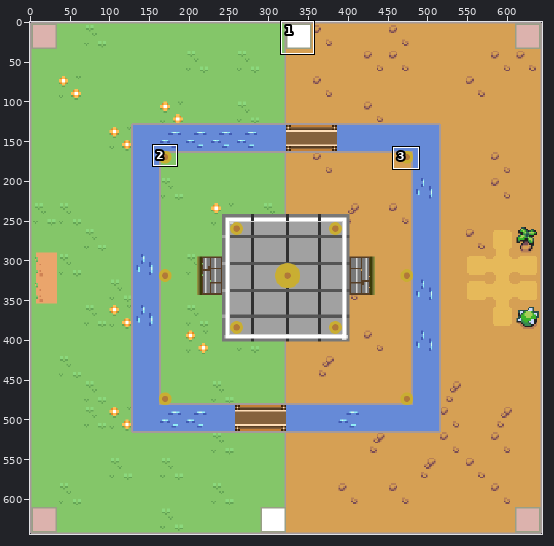
Two states of a sprite sheet, src/main/resources/org/kbc2d/asset/Map.png. The picture above shows the old version from afar; the outline marks the close-up.
Close-up. Before:
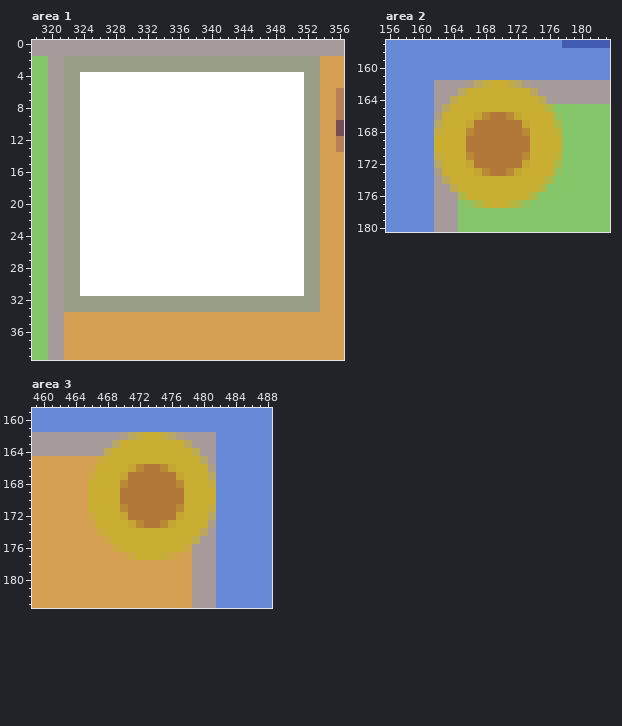
The file is 644x644 pixels. Colours within 5 levels of each other are drawn and written as one. Shown: area 1: x 318..356, y 0..39; area 2: x 156..183, y 157..180; area 3: x 459..488, y 159..183. The commit also changed other parts of the picture, which this record leaves out.
After:
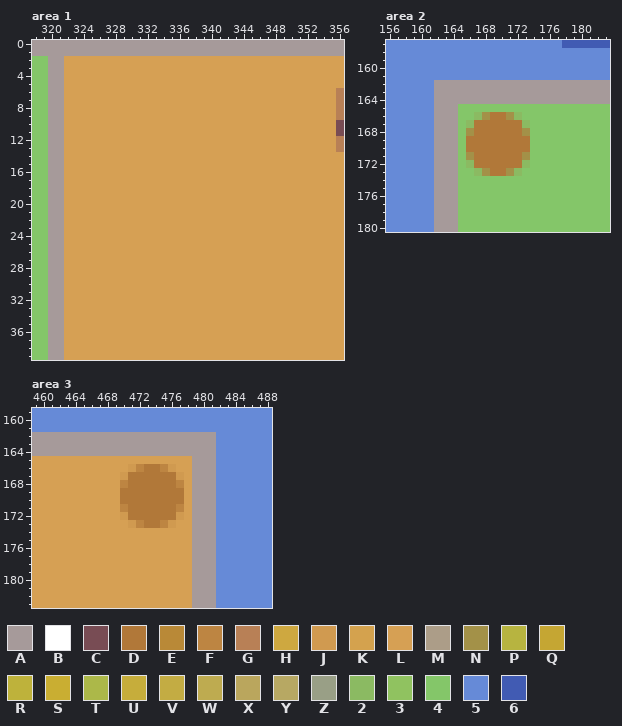
Palette (. is transparent): A #a69a9a  B #ffffff  C #784c54  D #b17839  E #b98937  F #bd8542  G #b88056  H #cea840  J #d09a50  K #d4a24e  L #d6a054  M #ac9d88  N #a39148  P #b7b440  Q #c5a633  R #beb23b  S #c9ae32  T #acb849  U #c6ad3b  V #c3ac43  W #beab50  X #baa65d  Y #b7a863  Z #999f86  2 #8bba62  3 #90c260  4 #84c669  5 #668ad7  6 #415bb3
The exact change:
Changed rows in their new state; - is an unchanged pixel.
Area 1:
first column x 322:
 2 LLLLLLLLLLLLLLLLLLLLLLLLLLLLLLLL
 3 LLLLLLLLLLLLLLLLLLLLLLLLLLLLLLLL
 4 LLLLLLLLLLLLLLLLLLLLLLLLLLLLLLLL
 5 LLLLLLLLLLLLLLLLLLLLLLLLLLLLLLLL
 6 LLLLLLLLLLLLLLLLLLLLLLLLLLLLLLLL
 7 LLLLLLLLLLLLLLLLLLLLLLLLLLLLLLLL
 8 LLLLLLLLLLLLLLLLLLLLLLLLLLLLLLLL
 9 LLLLLLLLLLLLLLLLLLLLLLLLLLLLLLLL
10 LLLLLLLLLLLLLLLLLLLLLLLLLLLLLLLL
11 LLLLLLLLLLLLLLLLLLLLLLLLLLLLLLLL
12 LLLLLLLLLLLLLLLLLLLLLLLLLLLLLLLL
13 LLLLLLLLLLLLLLLLLLLLLLLLLLLLLLLL
14 LLLLLLLLLLLLLLLLLLLLLLLLLLLLLLLL
15 LLLLLLLLLLLLLLLLLLLLLLLLLLLLLLLL
16 LLLLLLLLLLLLLLLLLLLLLLLLLLLLLLLL
17 LLLLLLLLLLLLLLLLLLLLLLLLLLLLLLLL
18 LLLLLLLLLLLLLLLLLLLLLLLLLLLLLLLL
19 LLLLLLLLLLLLLLLLLLLLLLLLLLLLLLLL
20 LLLLLLLLLLLLLLLLLLLLLLLLLLLLLLLL
21 LLLLLLLLLLLLLLLLLLLLLLLLLLLLLLLL
22 LLLLLLLLLLLLLLLLLLLLLLLLLLLLLLLL
23 LLLLLLLLLLLLLLLLLLLLLLLLLLLLLLLL
24 LLLLLLLLLLLLLLLLLLLLLLLLLLLLLLLL
25 LLLLLLLLLLLLLLLLLLLLLLLLLLLLLLLL
26 LLLLLLLLLLLLLLLLLLLLLLLLLLLLLLLL
27 LLLLLLLLLLLLLLLLLLLLLLLLLLLLLLLL
28 LLLLLLLLLLLLLLLLLLLLLLLLLLLLLLLL
29 LLLLLLLLLLLLLLLLLLLLLLLLLLLLLLLL
30 LLLLLLLLLLLLLLLLLLLLLLLLLLLLLLLL
31 LLLLLLLLLLLLLLLLLLLLLLLLLLLLLLLL
32 LLLLLLLLLLLLLLLLLLLLLLLLLLLLLLLL
33 LLLLLLLLLLLLLLLLLLLLLLLLLLLLLLLL
Area 2:
first column x 162:
162 ----AAAAAAAA----
163 ---AAAAAAAAAA---
164 --AAAAAAAAAAAA--
165 -AA444444444444-
166 AAA442N--N244444
167 AAA42------24444
168 AAA4N------N4444
169 AAA4--------4444
170 AAA4--------4444
171 AAA4N------N4444
172 AAA42------24444
173 AAA442N--N244444
174 -AA444444444444-
175 --A44444444444--
176 ---4444444444---
177 ----44444444----
Area 3:
first column x 466:
162 ----AAAAAAAA----
163 ---AAAAAAAAAA---
164 --AAAAAAAAAAAA--
165 -LLLLLLLLLLLLAA-
166 LLLLLJF--FJLLAAA
167 LLLLJ------JLAAA
168 LLLLF------FLAAA
169 LLLL--------LAAA
170 LLLL--------LAAA
171 LLLLF------FLAAA
172 LLLLJ------JLAAA
173 LLLLLJF--FJLLAAA
174 -LLLLLLLLLLLLAA-
175 --LLLLLLLLLLLA--
176 ---LLLLLLLLLL---
177 ----LLLLLLLL----
